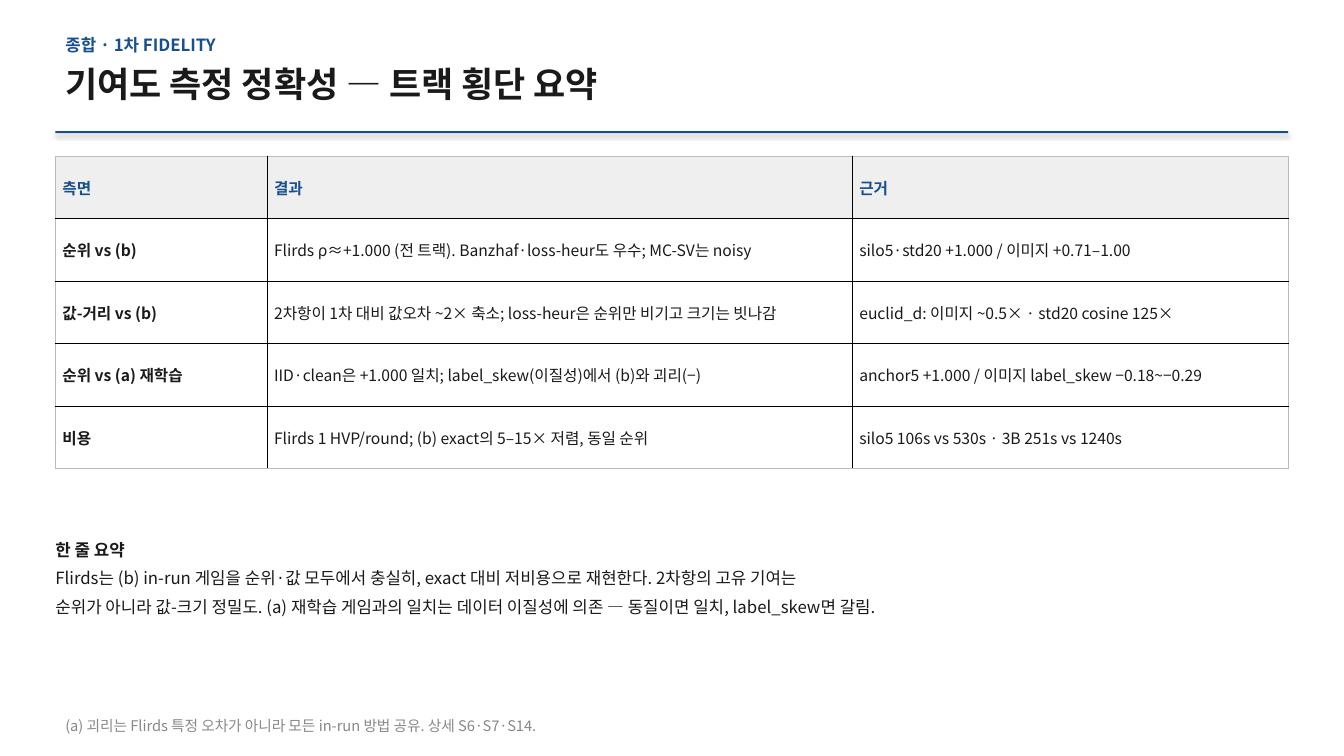
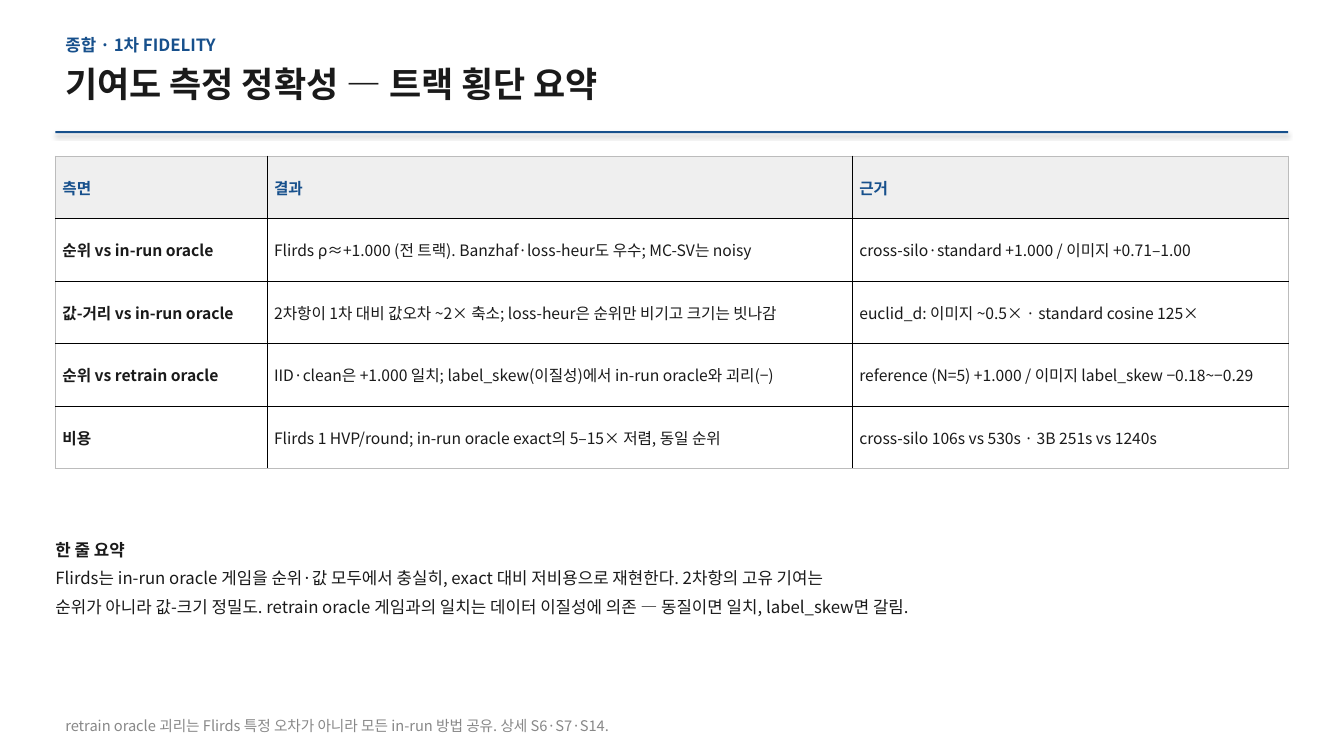
Before and after one commit to YongheeChoi/flirds, a slide deck: slide 16 of research-wiki/presentations/2026-06-results-report/flirds-results-2026-06.pptx. Drawn at 1344x756 pixels with LibreOffice and Linux fonts; fonts in the diff are those of the drawing. Boxes give left, top, right and bottom in pixels: in the first picture for what was removed or moved away, otherwise in the second. Text is boxed around its words. In the diff, an @@ line names an element or a change of style, - is before the commit and + after.

```diff
--- a/research-wiki/presentations/2026-06-results-report/flirds-results-2026-06.pptx
+++ b/research-wiki/presentations/2026-06-results-report/flirds-results-2026-06.pptx
@@ table at [55,156,1289,469] @@
-row 2, column 1: 순위 vs (b)
+row 2, column 1: 순위 vs in-run oracle
-row 2, column 3: silo5·std20 +1.000 / 이미지 +0.71–1.00
+row 2, column 3: cross-silo·standard +1.000 / 이미지 +0.71–1.00
-row 3, column 1: 값-거리 vs (b)
+row 3, column 1: 값-거리 vs in-run oracle
-row 3, column 3: euclid_d: 이미지 ~0.5× · std20 cosine 125×
+row 3, column 3: euclid_d: 이미지 ~0.5× · standard cosine 125×
-row 4: 순위 vs (a) 재학습 | IID·clean은 +1.000 일치; label_skew(이질성)에서 (b)와 괴리(−) | anchor5 +1.000 / 이미지 label_skew −0.18~−0.29
+row 4: 순위 vs retrain oracle | IID·clean은 +1.000 일치; label_skew(이질성)에서 in-run oracle와 괴리(−) | reference (N=5) +1.000 / 이미지 label_skew −0.18~−0.29
-row 5, column 2: Flirds 1 HVP/round; (b) exact의 5–15× 저렴, 동일 순위
+row 5, column 2: Flirds 1 HVP/round; in-run oracle exact의 5–15× 저렴, 동일 순위
-row 5, column 3: silo5 106s vs 530s · 3B 251s vs 1240s
+row 5, column 3: cross-silo 106s vs 530s · 3B 251s vs 1240s
@@ text at [55,570,909,616]: text changed @@
-Flirds는 (b) in-run 게임을 순위·값 모두에서 충실히, exact 대비 저비용으로 재현한다. 2차항의 고유 기여는
-순위가 아니라 값-크기 정밀도. (a) 재학습 게임과의 일치는 데이터 이질성에 의존 — 동질이면 일치, label_skew면 갈림.
+Flirds는 in-run oracle 게임을 순위·값 모두에서 충실히, exact 대비 저비용으로 재현한다. 2차항의 고유 기여는
+순위가 아니라 값-크기 정밀도. retrain oracle 게임과의 일치는 데이터 이질성에 의존 — 동질이면 일치, label_skew면 갈림.
@@ text at [65,719,609,732]: text changed @@
-(a) 괴리는 Flirds 특정 오차가 아니라 모든 in-run 방법 공유. 상세 S6·S7·S14.
+retrain oracle 괴리는 Flirds 특정 오차가 아니라 모든 in-run 방법 공유. 상세 S6·S7·S14.
```
Also in this commit, not shown: 15 other slides changed, 18 other files.
